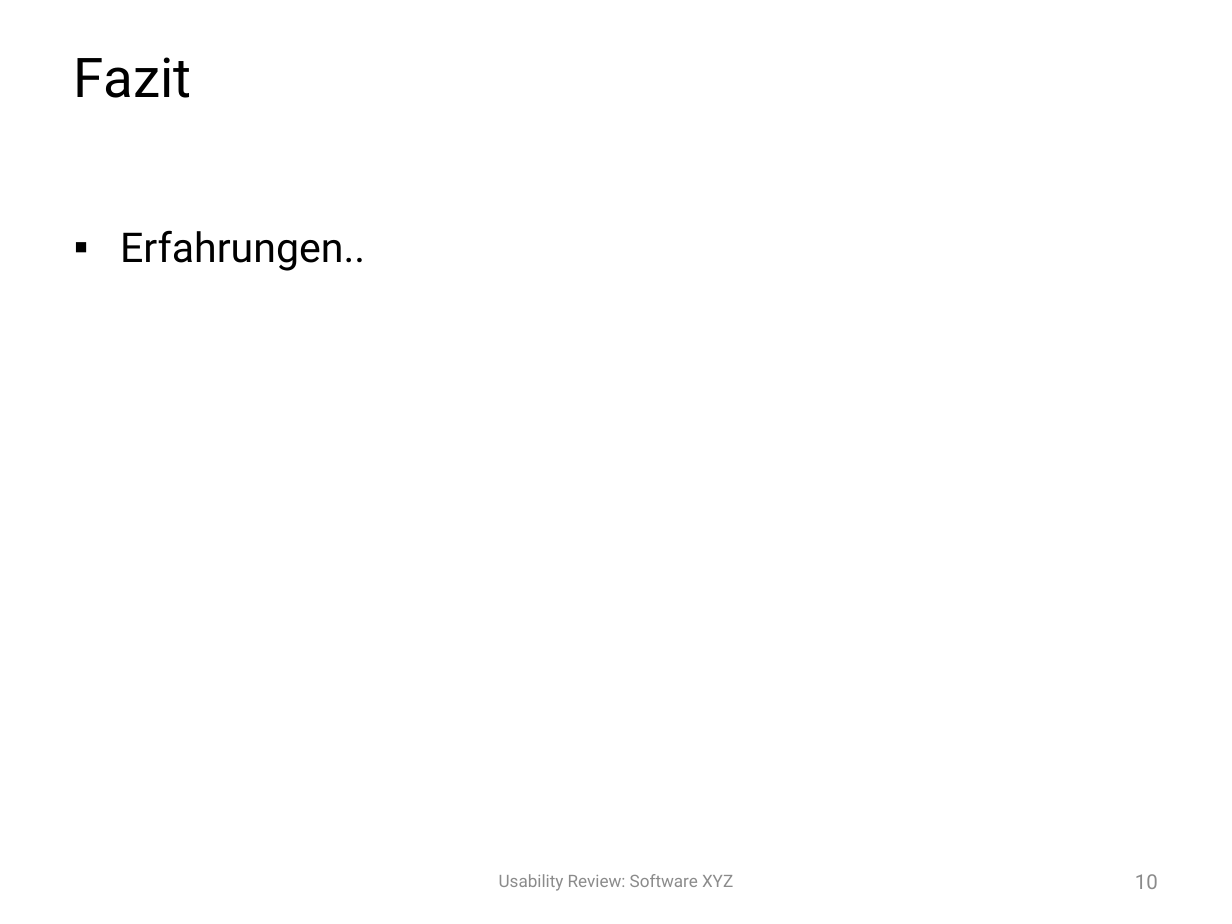
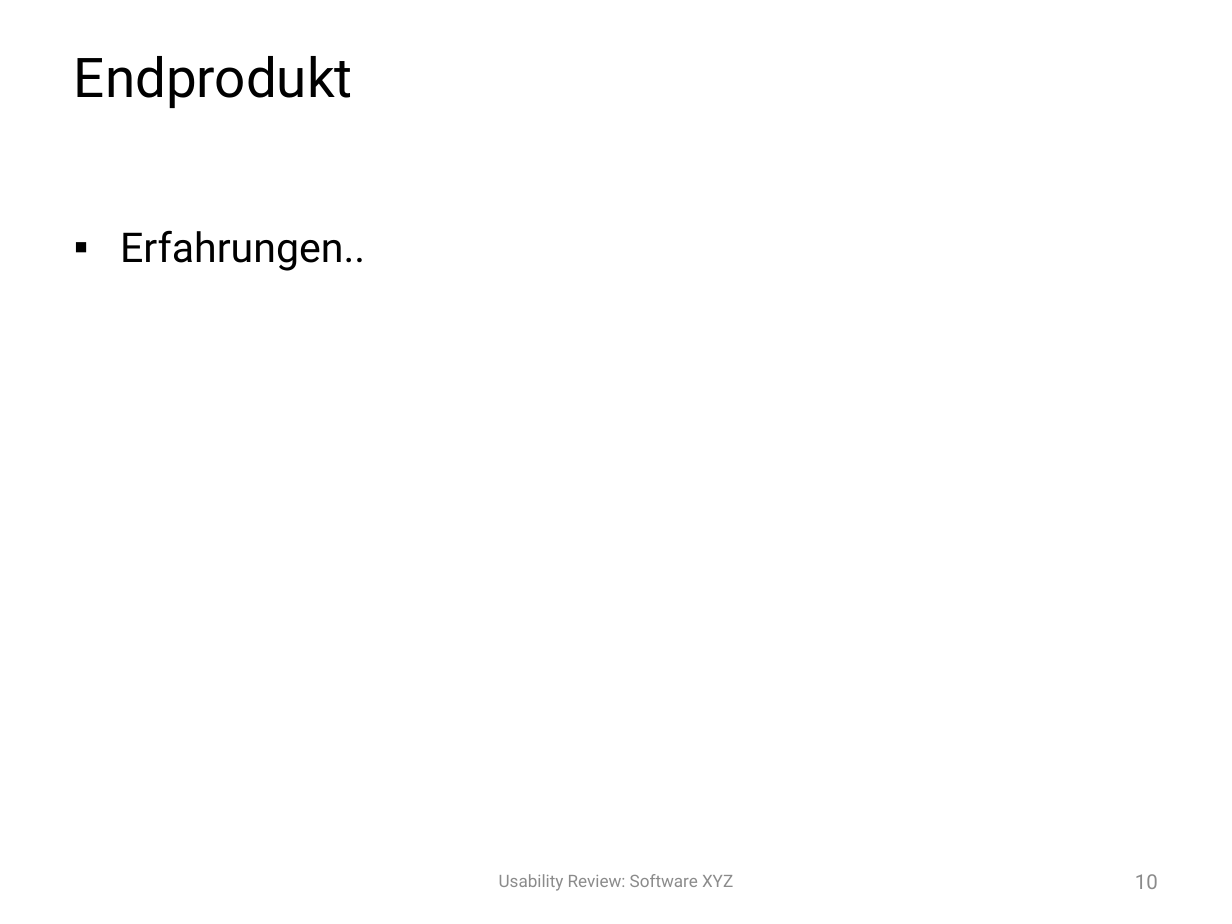
Before and after one commit to SimonHofmeister1992/HCI_OTH_APP, a slide deck: slide 10 of Abschlusspräsentation/Abschlusspräsentation.pptx. Drawn at 1232x924 pixels with LibreOffice and Linux fonts; fonts in the diff are those of the drawing; background and template pictures are left out. Boxes give left, top, right and bottom in pixels: in the first picture for what was removed or moved away, otherwise in the second. Text is boxed around its words. In the diff, an @@ line names an element or a change of style, - is before the commit and + after.

```diff
--- a/Abschlusspräsentation/Abschlusspräsentation.pptx
+++ b/Abschlusspräsentation/Abschlusspräsentation.pptx
@@ title at [74, 56, 353, 108]: text changed @@
-Fazit
+Endprodukt
```
Also in this commit, not shown: 5 other slides changed, 1 other file.
